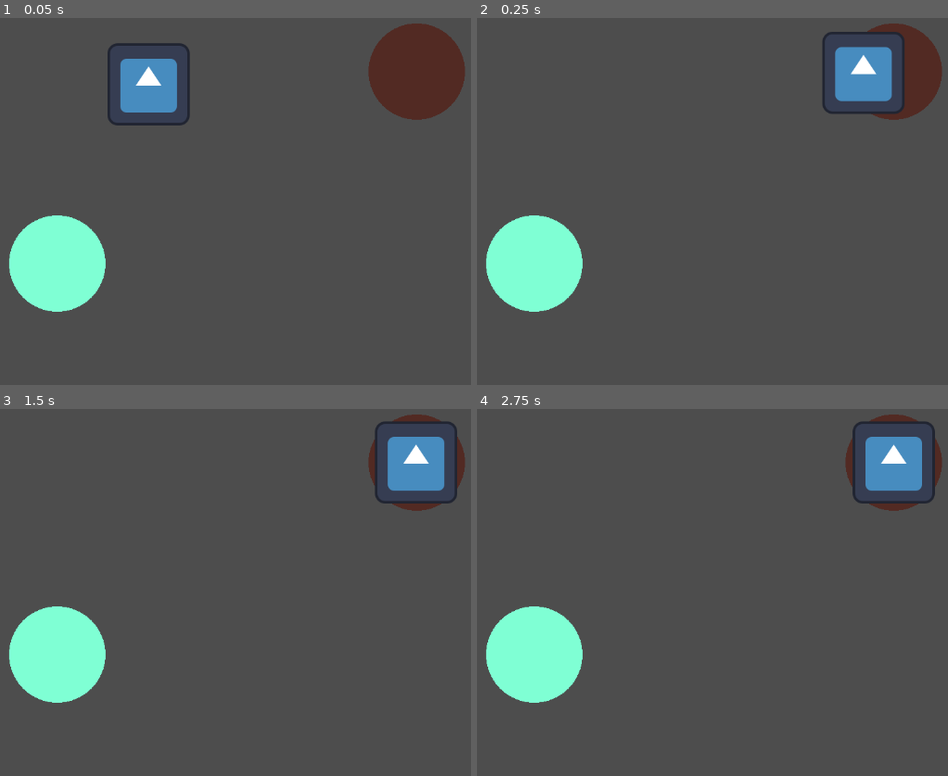
Above: before the commit, frames 1-4 (two rows, left to right).
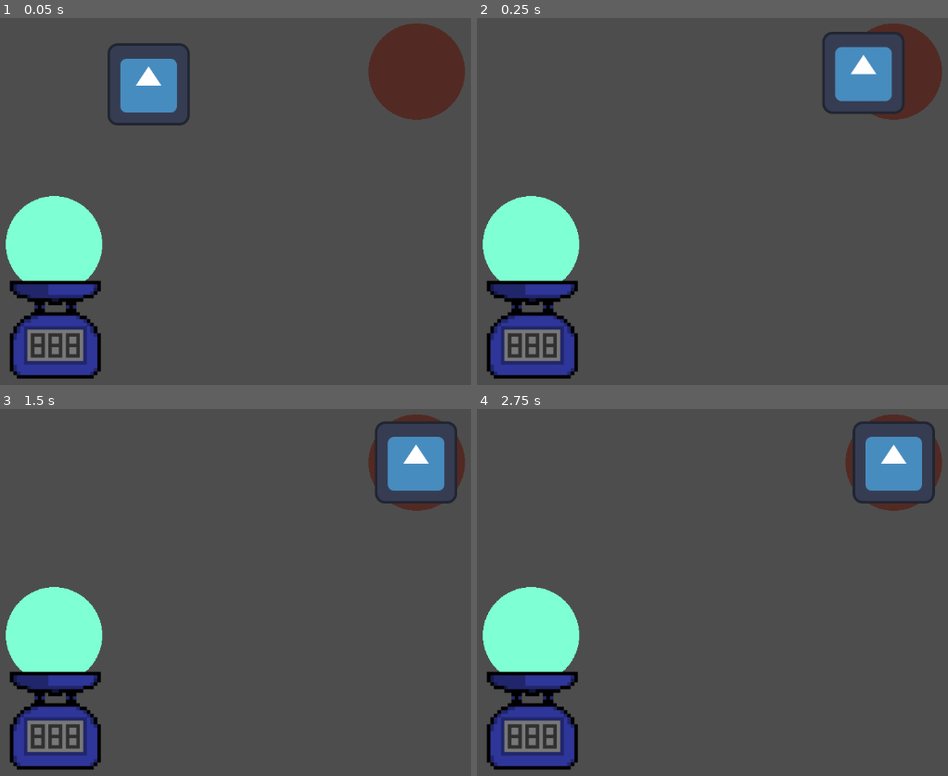
Above: after the commit, the same moments.

Repository: rodemananthony/gmtk-2024
Game: Godot game, scene res://scenes/Main/roman_test.tscn
Same seed, same stepped clock (60 frames per second), same inputs: the game is played once before the commit and once after it. This scene is started directly instead of the project's main scene. The engine's default icon, where the game draws it, is replaced by a stand-in: a white triangle on a blue panel in a dark square.
Inputs (mouse positions are in pixels of both pictures, inside the frame that each line leads up to):
- Up to frame 1 (0.05 s): no input
- Up to frame 2 (0.25 s): no input
- Up to frame 3 (1.5 s): drag from (414, 464) to (268, 486) at 0.52 s; drag from (47, 599) to (405, 464) at 1.27 s
- Up to frame 4 (2.75 s): tap Enter at 2 s; move the mouse to (745, 486) at 2.02 s; click (745, 486) at 2.1 s

The runs differ from the first frame. In frame 1, 5.7% of the frame differs, in the area x 1-23%, y 48-99%; in frame 2, 5.7%; in frame 3, 5.7%; in frame 4, 5.7%.

Commit message:
tested different pause menu(no success), add scale to roman_test

Diff:
--- a/project.godot
+++ b/project.godot
@@ -19,8 +19,7 @@
 
 pause={
 "deadzone": 0.5,
-"events": [Object(InputEventKey,"resource_local_to_scene":false,"resource_name":"","device":-1,"window_id":0,"alt_pressed":false,"shift_pressed":false,"ctrl_pressed":false,"meta_pressed":false,"pressed":false,"keycode":0,"physical_keycode":4194305,"key_label":0,"unicode":0,"location":0,"echo":false,"script":null)
-]
+"events": []
 }
 click={
 "deadzone": 0.5,
--- a/scenes/Main/roman_test.tscn
+++ b/scenes/Main/roman_test.tscn
@@ -1,7 +1,8 @@
-[gd_scene load_steps=3 format=3 uid="uid://cs8so8mmxseoi"]
+[gd_scene load_steps=4 format=3 uid="uid://cs8so8mmxseoi"]
 
 [ext_resource type="PackedScene" uid="uid://db373j0806c6e" path="res://scenes/Main/package.tscn" id="1_f4mcy"]
 [ext_resource type="PackedScene" uid="uid://dyo41ud1e4ueu" path="res://scenes/Main/drop_zone.tscn" id="2_qouc2"]
+[ext_resource type="Texture2D" uid="uid://br2iik76llj5t" path="res://Images/Scale.png" id="3_ouh64"]
 
 [node name="Node2D" type="Node2D"]
 
@@ -9,10 +10,16 @@
 position = Vector2(922, 144)
 
 [node name="drop_zone2" parent="." instance=ExtResource("2_qouc2")]
-position = Vector2(363, 443)
+position = Vector2(358, 413)
 
 [node name="Package" parent="." instance=ExtResource("1_f4mcy")]
 offset_left = 201.0
 offset_top = 179.0
 offset_right = 201.0
 offset_bottom = 179.0
+
+[node name="Scale" type="Sprite2D" parent="."]
+visibility_layer = 513
+position = Vector2(360, 546)
+scale = Vector2(1.0875, 1.0875)
+texture = ExtResource("3_ouh64")
--- /dev/null
+++ b/scenes/Pause Menu Test/game.tscn
@@ -0,0 +1,14 @@
+[gd_scene load_steps=4 format=3 uid="uid://daxd2btb6oflg"]
+
+[ext_resource type="PackedScene" uid="uid://i3ptxu4bre5c" path="res://scenes/Pause Menu Test/level.tscn" id="1_qmspa"]
+[ext_resource type="PackedScene" uid="uid://cdt1ofwikydbp" path="res://scenes/Pause Menu Test/pause_menu.tscn" id="2_6pvqi"]
+[ext_resource type="Script" path="res://scripts/gameTest.gd" id="2_opixh"]
+
+[node name="GameManager" type="Node"]
+
+[node name="Level" parent="." instance=ExtResource("1_qmspa")]
+script = ExtResource("2_opixh")
+
+[node name="CanvasLayer" type="CanvasLayer" parent="."]
+
+[node name="PauseMenu" parent="CanvasLayer" instance=ExtResource("2_6pvqi")]
--- /dev/null
+++ b/scenes/Pause Menu Test/level.tscn
@@ -0,0 +1,14 @@
+[gd_scene load_steps=2 format=3 uid="uid://i3ptxu4bre5c"]
+
+[ext_resource type="Texture2D" uid="uid://38pc1mhr1k3t" path="res://Images/8x10 Tibetan Carpet.png" id="1_cqdbq"]
+
+[node name="Level" type="Node2D"]
+process_mode = 1
+
+[node name="8x10TibetanCarpet" type="Sprite2D" parent="."]
+position = Vector2(578, 306)
+scale = Vector2(0.031311, 0.0197144)
+texture = ExtResource("1_cqdbq")
+
+[node name="Camera2D" type="Camera2D" parent="."]
+position = Vector2(578, 323)
--- /dev/null
+++ b/scenes/Pause Menu Test/pause_menu.tscn
@@ -0,0 +1,52 @@
+[gd_scene load_steps=2 format=3 uid="uid://cdt1ofwikydbp"]
+
+[ext_resource type="Script" path="res://scripts/pause_menu.gd" id="1_eq0wh"]
+
+[node name="PauseMenu" type="Control"]
+process_mode = 2
+layout_mode = 3
+anchors_preset = 15
+anchor_right = 1.0
+anchor_bottom = 1.0
+grow_horizontal = 2
+grow_vertical = 2
+script = ExtResource("1_eq0wh")
+
+[node name="Panel" type="Panel" parent="."]
+layout_mode = 1
+anchors_preset = 8
+anchor_left = 0.5
+anchor_top = 0.5
+anchor_right = 0.5
+anchor_bottom = 0.5
+offset_left = -203.0
+offset_top = -214.0
+offset_right = 167.0
+offset_bottom = 187.0
+grow_horizontal = 2
+grow_vertical = 2
+
+[node name="VBoxContainer" type="VBoxContainer" parent="Panel"]
+layout_mode = 1
+anchors_preset = 15
+anchor_right = 1.0
+anchor_bottom = 1.0
+grow_horizontal = 2
+grow_vertical = 2
+
+[node name="Label" type="Label" parent="Panel/VBoxContainer"]
+layout_mode = 2
+text = "= Pause ="
+horizontal_alignment = 1
+
+[node name="ResumeButton" type="Button" parent="Panel/VBoxContainer"]
+layout_mode = 2
+text = "Resume"
+
+[node name="MainMenButton" type="Button" parent="Panel/VBoxContainer"]
+layout_mode = 2
+text = "Main Menu"
+
+[node name="QuitButton" type="Button" parent="Panel/VBoxContainer"]
+layout_mode = 2
+text = "Quit"
--- /dev/null
+++ b/scripts/gameTest.gd
@@ -0,0 +1,17 @@
+extends Node2D
+
+class_name GameManager1
+
+signal toggle_game_paused(is_paused : bool)
+
+var game_paused : bool = false:
+	get:
+		return game_paused
+	set(value):
+		game_paused = value
+		get_tree().paused = game_paused
+		emit_signal("toggle_game_paused", game_paused)
+
+func _input(event: InputEvent):
+	if(event.is_action_pressed("ui_cancel")):
+		game_paused = !game_paused
--- a/scripts/main.gd
+++ /dev/null
@@ -1,18 +0,0 @@
-extends Node
-
-@onready var pause_menu = "res://scenes/PauseMenu.tscn"
-var paused = false
-# Called every frame. 'delta' is the elapsed time since the previous frame.
-func _process(delta: float) -> void:
-	if Input.is_action_just_pressed("pause"):
-		pauseMenu()
-
-func pauseMenu():
-	if paused:
-		pause_menu.hide()
-		Engine.time_scale = 1
-	else:
-		pause_menu.show()
-		Engine.time_scale = 0
-
-	paused = !paused
--- /dev/null
+++ b/scripts/pause_menu.gd
@@ -0,0 +1,19 @@
+extends Control
+
+@export var game_manager : GameManager1
+
+# Called when the node enters the scene tree for the first time.
+func _ready() -> void:
+	hide()
+	game_manager.connect("toggle_game_paused", _on_game_manager_toggle_game_paused)
+
+
+# Called every frame. 'delta' is the elapsed time since the previous frame.
+func _process(delta: float) -> void:
+	pass
+
+func _on_game_manager_toggle_game_paused(is_paused : bool):
+	if(is_paused):
+		show()
+	else:
+		hide()
Binary file added: Images/Scale.png
Not shown, added: Images/Scale.png.import
